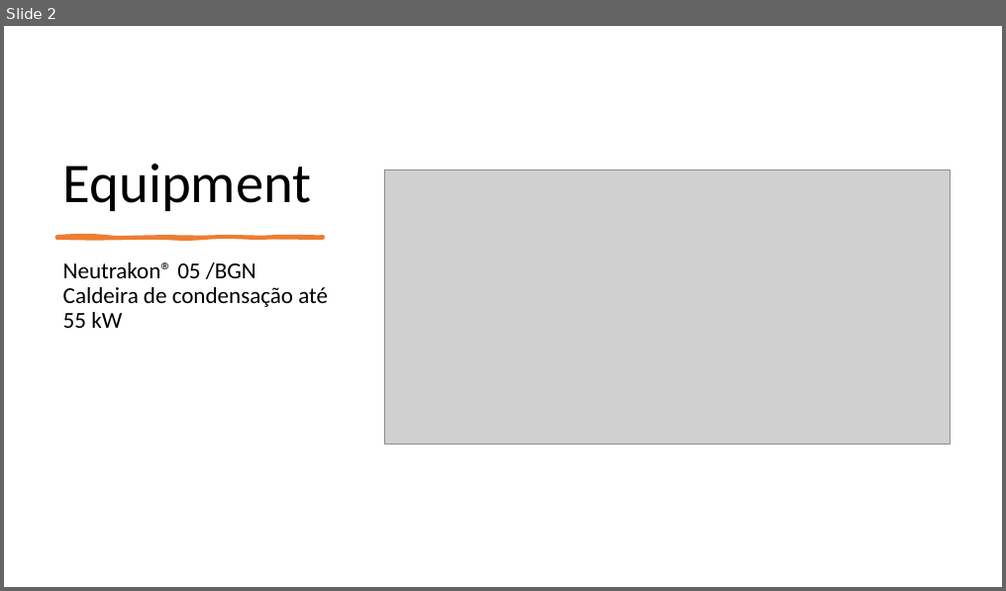
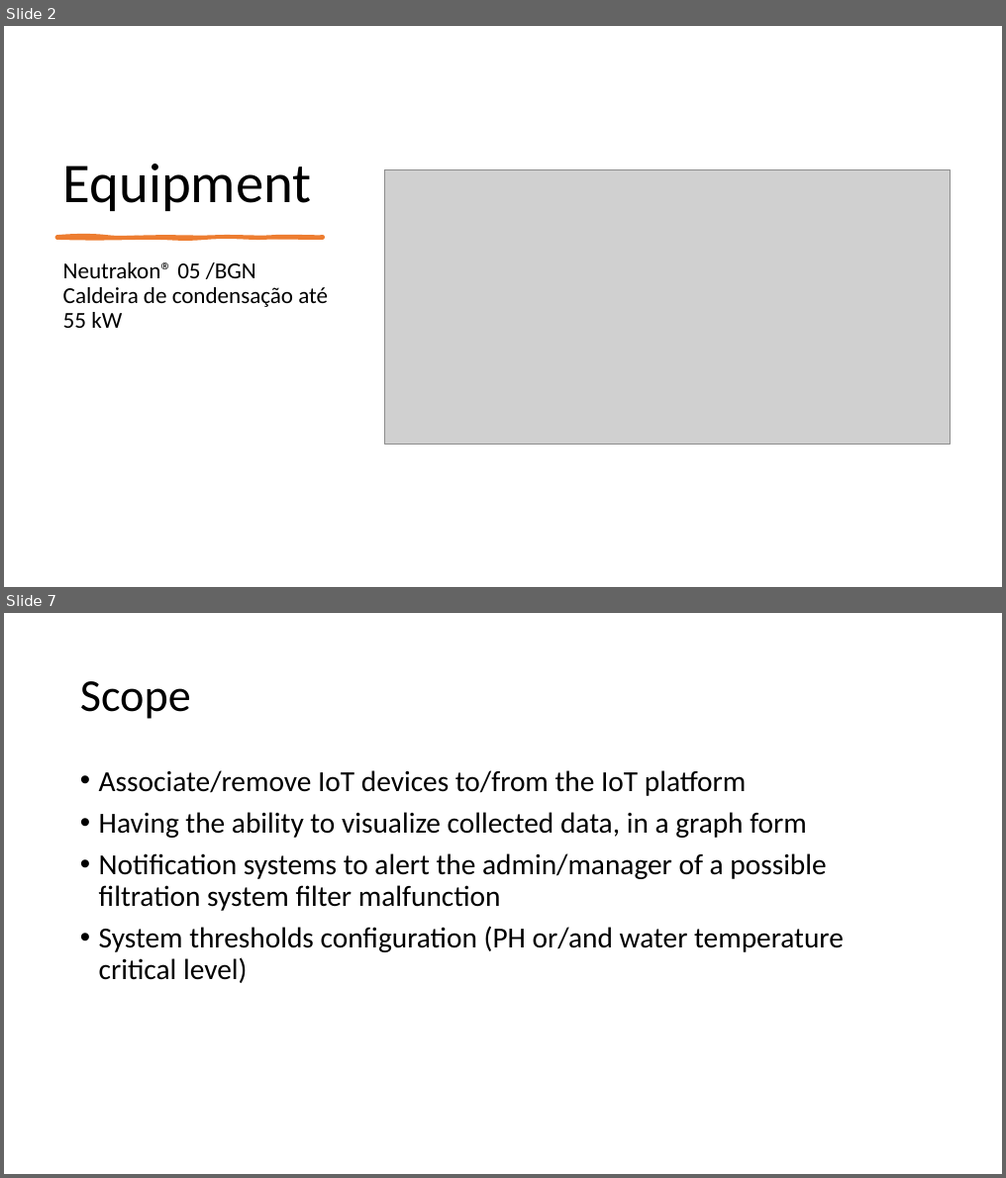
Before and after one commit to MiguelRocha2001/PS-Monitor-IoT-System, a slide deck: Presentation/Presentation.pptx. Shown one above the other, each under a label of ours: slide 2 before the commit, slides 2 and 7 after it; the slides between them are not shown. The pictures are 1006x591 and 1006x1178 pixels, drawn with LibreOffice and Linux fonts; fonts in the diff are those of the drawing; grey boxes stand for pictures. Boxes give left, top, right and bottom in pixels: in the first picture for what was removed or moved away, otherwise in the second. Text is boxed around its words. In the diff, an @@ line names an element or a change of style, - is before the commit and + after.

```diff
--- a/Presentation/Presentation.pptx
+++ b/Presentation/Presentation.pptx
@@ slide 7 added at (4,613,1002,1174), background #FFFFFF @@
@@ title added at (80,681,191,719), 44 pt, text #000000 @@
+Scope
@@ text added at (99,770,844,983), 28 pt, text #000000 @@
+• Associate/remove IoT devices to/from the IoT platform
+• Having the ability to visualize collected data, in a graph form
+• Notification systems to alert the admin/manager of a possible filtration system filter malfunction
+• System thresholds configuration (PH or/and water temperature critical level)
```
Also in this commit, not shown: 3 slides changed, 13 other slides added, 20 other files.
